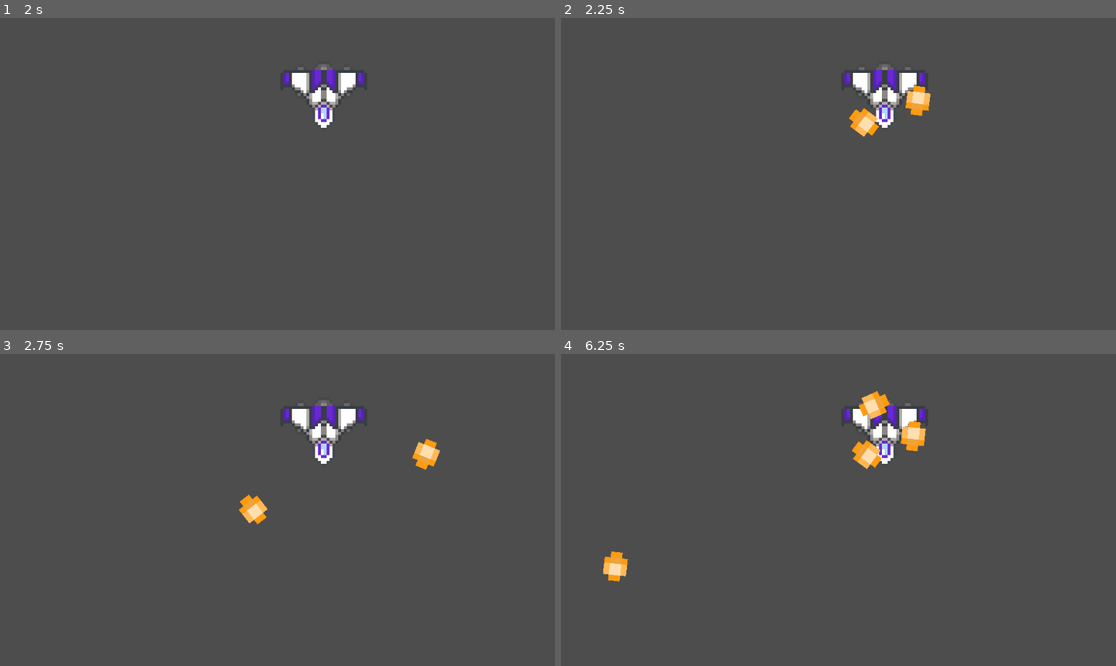
Above: before the commit, frames 1-4 (two rows, left to right).
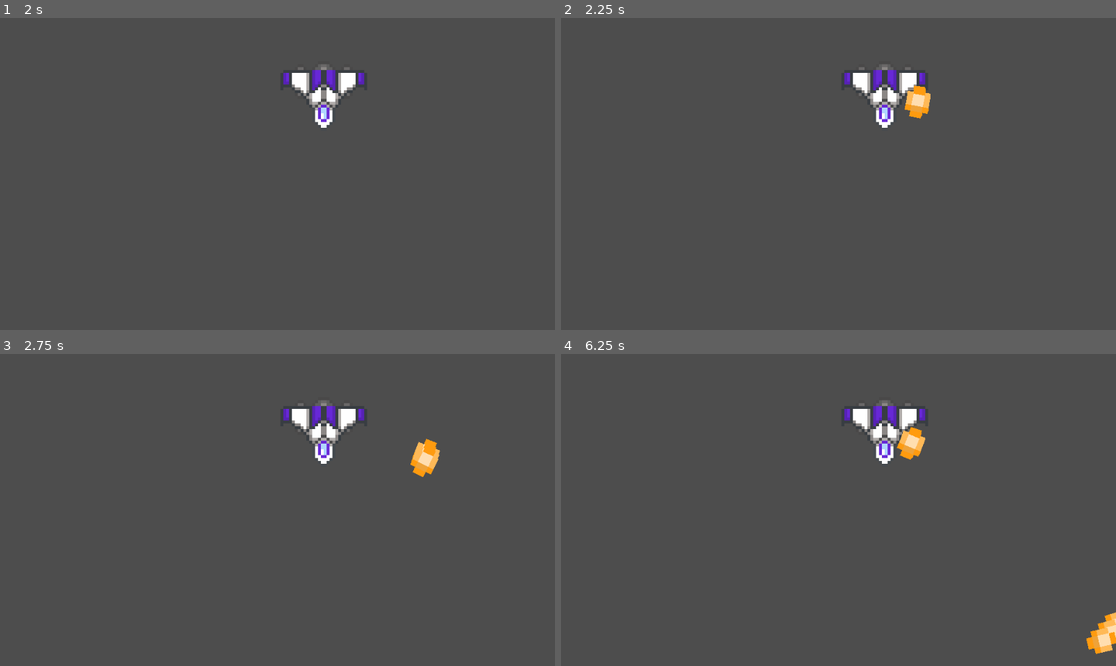
Above: after the commit, the same moments.

Repository: matias0621/Bullet-Hell
Game: Godot game, scene res://Scene/world.tscn
The game is run twice, just before and just after one commit, with the same random seed, the same clock (stepped at 60 frames per second) and the same inputs.
Inputs:
- Up to frame 1 (2 s): tap Enter at 0.5 s; hold D (right) 0.53-1.28 s; tap Space at 1.25 s; hold S (down) from 1.28 s (still down)
- Up to frame 2 (2.25 s): tap Enter at 2 s; release S (down) at 2.03 s; hold D (right) from 2.03 s (still down)
- Up to frame 3 (2.75 s): keep holding D (right)
- Up to frame 4 (6.25 s): release D (right) at 2.78 s; hold W (up) 2.78-3.53 s; hold A (left) 3.53-5.03 s; hold S (down) 5.03-5.78 s; hold D (right) from 5.78 s (still down)

Frame 1 is identical in both runs. In frame 2, 0.4% of the frame differs, in the area x 51-67%, y 22-39%; in frame 3, 0.6%; in frame 4, 1.8%, in the area x 7-100%, y 11-97%.

Commit message:
start test with radians

Diff:
--- a/Script/bullet_controller.gd
+++ b/Script/bullet_controller.gd
@@ -12,8 +12,27 @@
 func _process(delta: float) -> void:
 	time += delta
 	if time >= time_wait:
-		diagonal_parttern()
+		test_with_radians()
 		time = 0
+
+func get_rotation_with_radians() -> float:
+	return PI * 2 / amount_bullet
+
+func test_with_radians() -> void:
+	var list_bullet:Array[Bullet] = []
+	for i in range(0, amount_bullet):
+		var bullet:Bullet = BULLET.instantiate()
+		bullet.advance = false
+		bullet.set_rotation_bullet(rotate)
+		bullet.position = self.position
+		bullet.increment_rotation = 0.5
+		get_tree().root.add_child(bullet)
+		list_bullet.append(bullet)
+		rotate += get_rotation_with_radians()
+		if rotate > 180 and amount_bullet != 1: rotate *= -1
+
+	for i in range(0, list_bullet.size()):
+		list_bullet[i].advance = true
 
 func diagonal_parttern()-> void:
 	var list_bullet:Array[Bullet] = []
